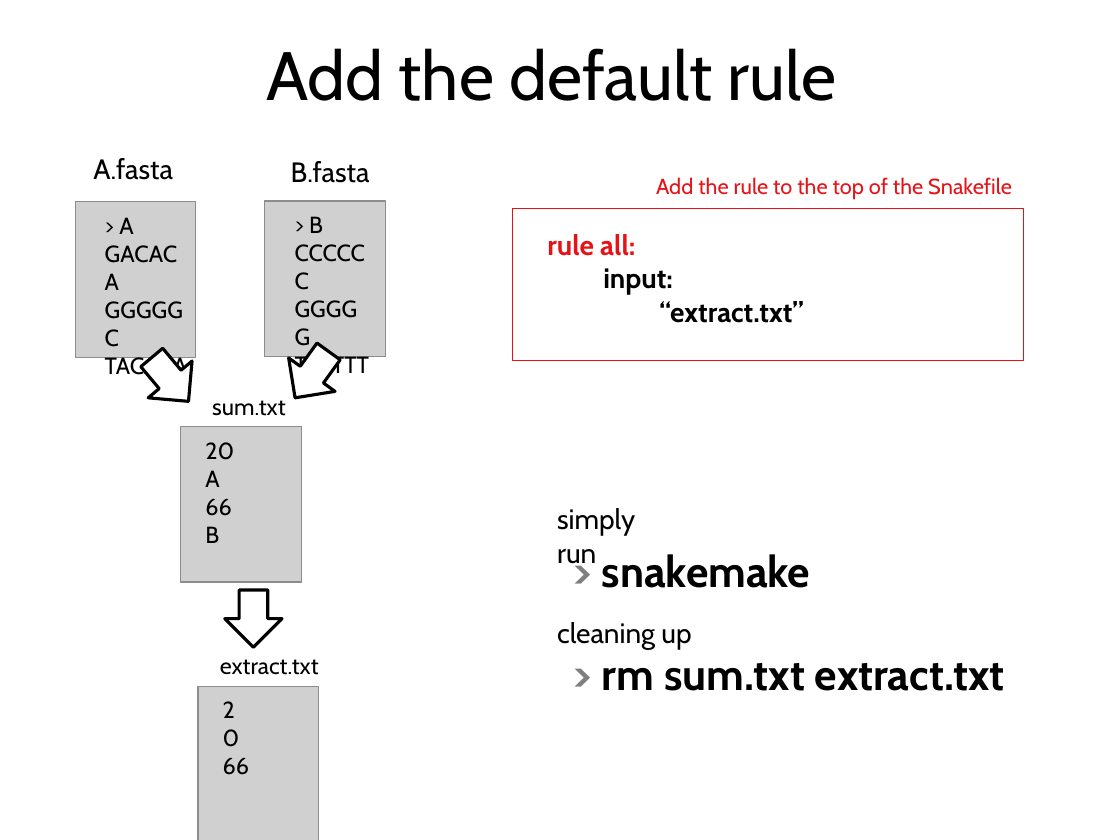
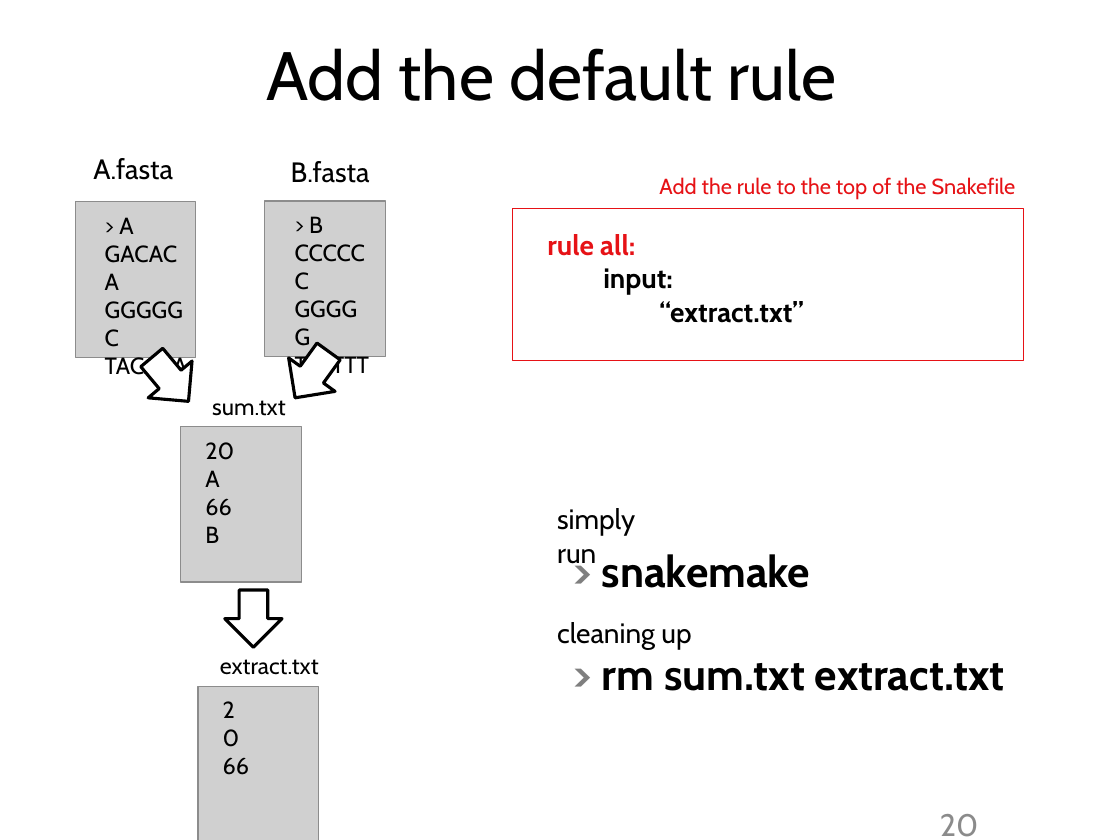
Before and after one commit to tobyhodges/siakemake-tutorial, a slide deck: slide 20 of Snakemake-introduction.pptx. Drawn at 1120x840 pixels with LibreOffice and Linux fonts; fonts in the diff are those of the drawing; grey boxes stand for pictures; background and template pictures are left out. Boxes give left, top, right and bottom in pixels: in the first picture for what was removed or moved away, otherwise in the second. Text is boxed around its words. In the diff, an @@ line names an element or a change of style, - is before the commit and + after.

```diff
--- a/Snakemake-introduction.pptx
+++ b/Snakemake-introduction.pptx
@@ text "Add the rule to the ...": place and size @@
-text "Add the rule to the ..." at bbox=[656, 177, 1012, 199]
+text "Add the rule to the ..." at bbox=[659, 177, 1016, 199]
@@ page number added at bbox=[940, 814, 979, 837], 20 pt, text #8C8C8C @@
+20
```
Also in this commit, not shown: 28 other slides changed.
